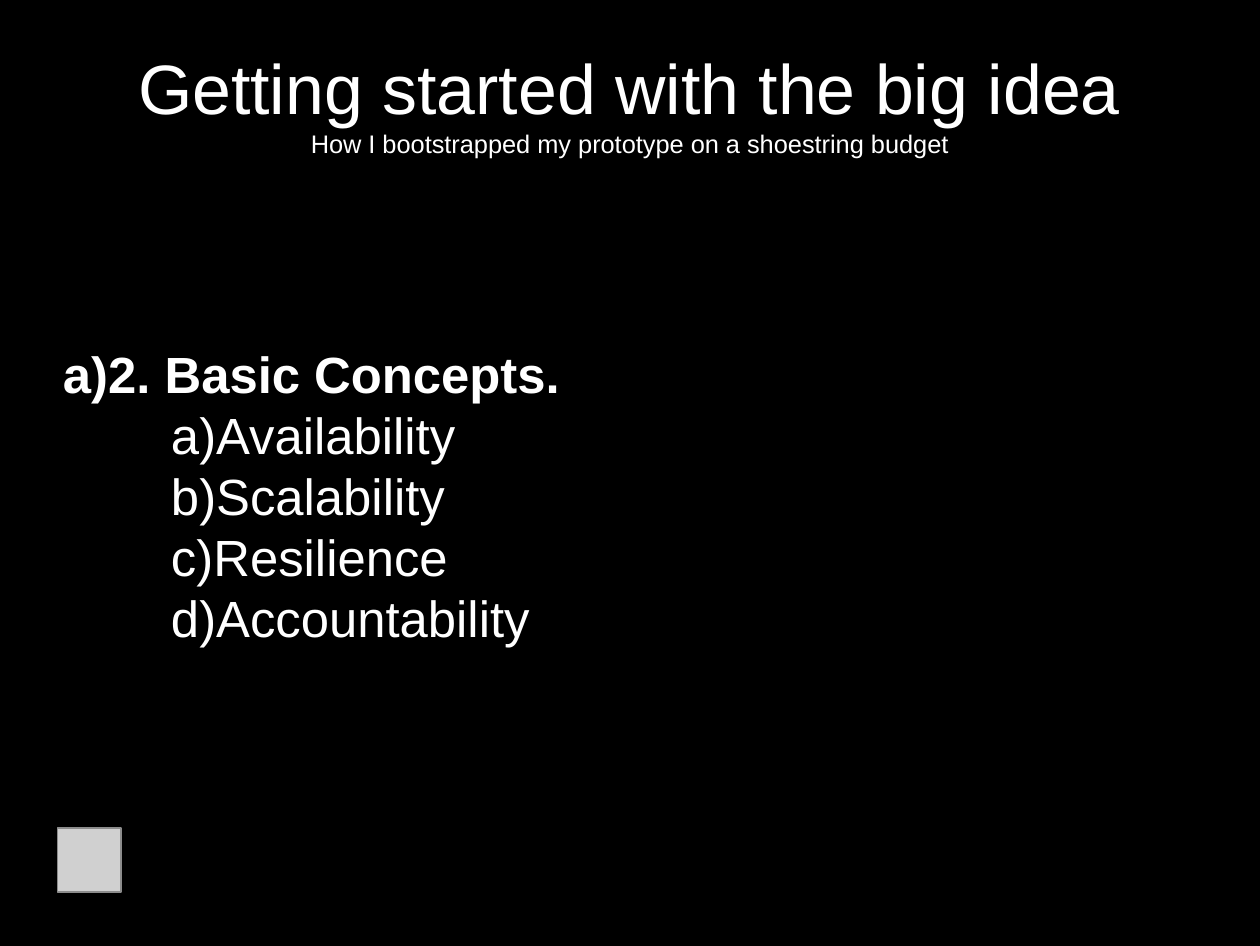
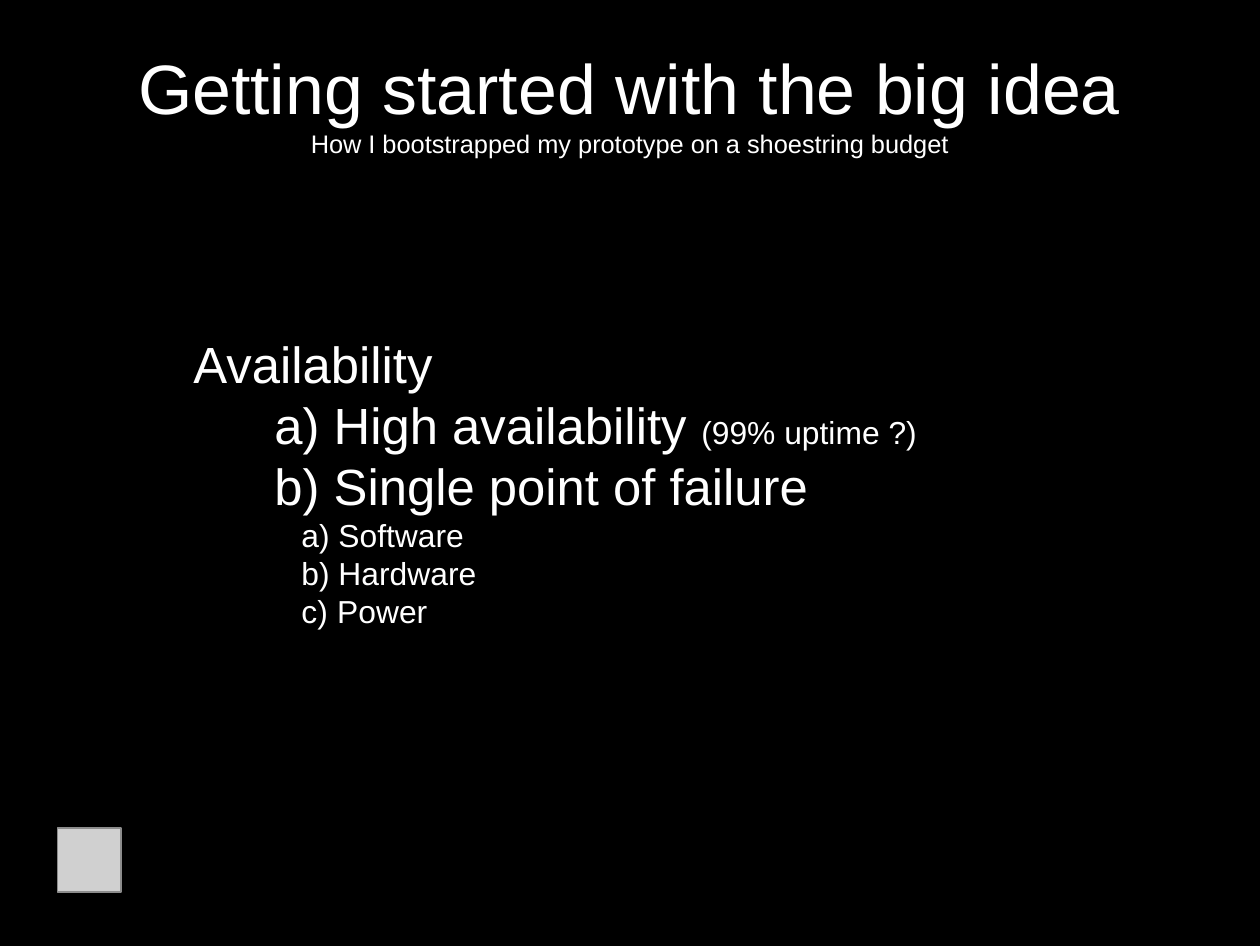
Before and after one commit to jcda/django-mvp-install-script, a slide deck: slide 6 of MVP-presentation-BD-Meetup.odp (slide 8 before the commit). Drawn at 1260x946 pixels with LibreOffice and Linux fonts; fonts in the diff are those of the drawing; grey boxes stand for pictures. Boxes give left, top, right and bottom in pixels: in the first picture for what was removed or moved away, otherwise in the second. Text is boxed around its words. In the diff, an @@ line names an element or a change of style, - is before the commit and + after.

```diff
--- a/MVP-presentation-BD-Meetup.odp
+++ b/MVP-presentation-BD-Meetup.odp
@@ subtitle at <box>63,356,560,404</box>: paragraph removed @@
-a) 2. Basic Concepts.
@@ subtitle at <box>193,346,432,393</box>: bullet a) to none @@
@@ subtitle at <box>334,407,879,624</box>: text changed @@
-        b) Scalability
-        c) Resilience
-        d) Accountability
+                a) High availability (99% uptime ?)
+                b) Single point of failure
+                c) Software
+                d) Hardware
+                e) Power
```
Also in this commit, not shown: 7 other slides changed, 7 slides removed, 3 other files.
